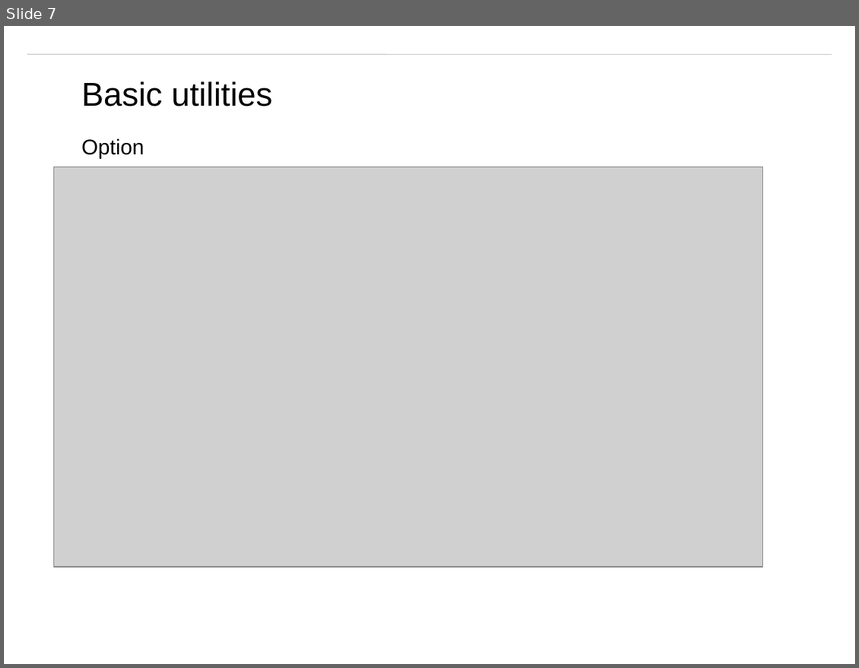
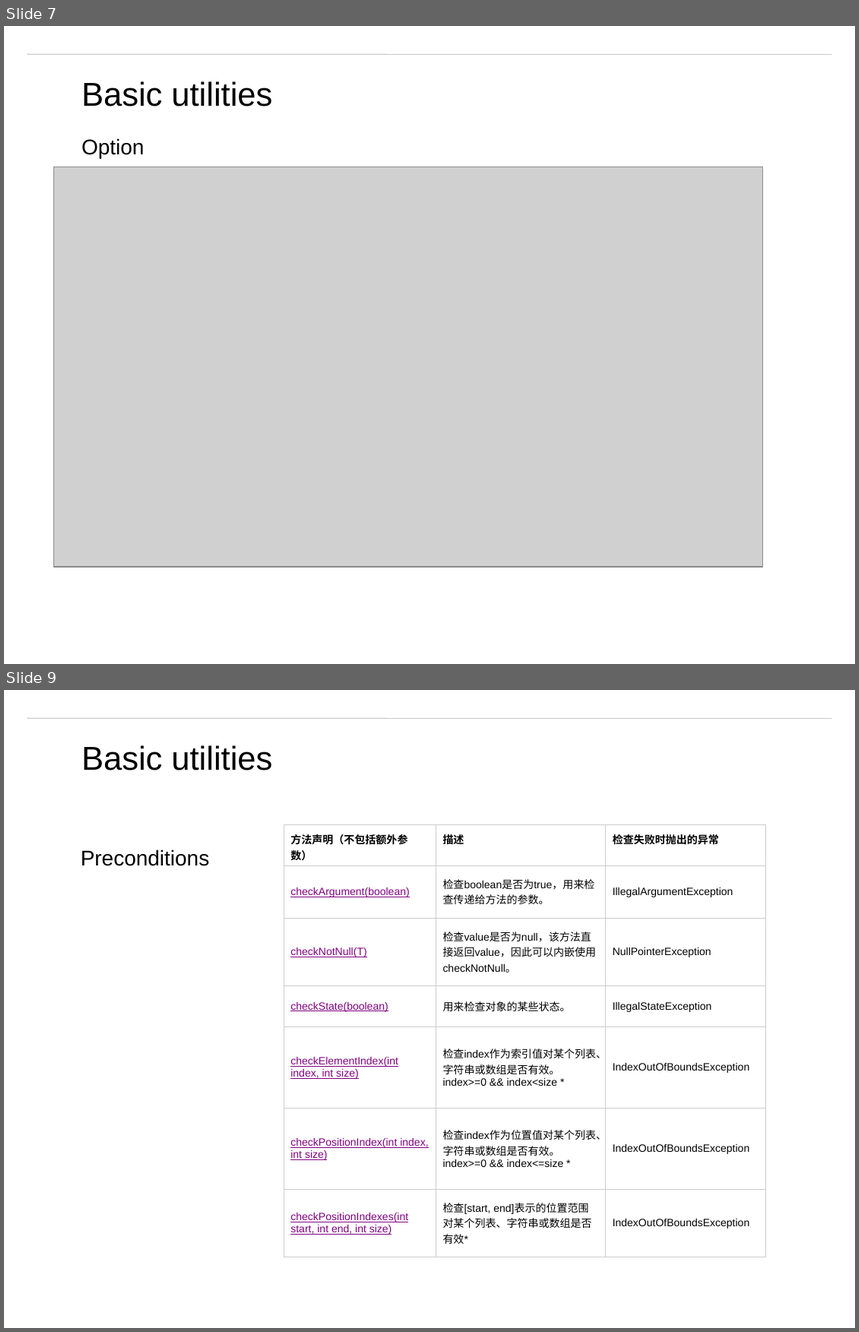
Before and after one commit to matt19870107/Guava, a slide deck: Guava.pptx. Shown one above the other, each under a label of ours: slide 7 before the commit, slides 7 and 9 after it; the slides between them are not shown. The pictures are 859x668 and 859x1332 pixels, drawn with LibreOffice and Linux fonts; fonts in the diff are those of the drawing; grey boxes stand for pictures; background and template pictures are left out. Boxes give left, top, right and bottom in pixels: in the first picture for what was removed or moved away, otherwise in the second. Text is boxed around its words. In the diff, an @@ line names an element or a change of style, - is before the commit and + after.

```diff
--- a/Guava.pptx
+++ b/Guava.pptx
@@ slide 9 added at bbox=[4, 690, 855, 1328], background #FFFFFF; not listed: 1 template element that a slide beside it also shows @@
@@ text added at bbox=[82, 745, 272, 771], 28 pt, text #000000 @@
+Basic utilities
@@ table added at bbox=[284, 825, 767, 1257], 7 rows, 3 columns @@
+方法声明（不包括额外参数） | 描述 | 检查失败时抛出的异常
+checkArgument(boolean) | 检查boolean是否为true，用来检查传递给方法的参数。 | IllegalArgumentException
+checkNotNull(T) | 检查value是否为null，该方法直接返回value，因此可以内嵌使用checkNotNull。 | NullPointerException
+checkState(boolean) | 用来检查对象的某些状态。 | IllegalStateException
+checkElementIndex(int index, int size) | 检查index作为索引值对某个列表、字符串或数组是否有效。index>=0 && index<size * | IndexOutOfBoundsException
+checkPositionIndex(int index, int size) | 检查index作为位置值对某个列表、字符串或数组是否有效。index>=0 && index<=size * | IndexOutOfBoundsException
+checkPositionIndexes(int start, int end, int size) | 检查[start, end]表示的位置范围对某个列表、字符串或数组是否有效* | IndexOutOfBoundsException
@@ text added at bbox=[81, 850, 210, 866], 18 pt, text #000000 @@
+Preconditions
```
Also in this commit, not shown: 2 slides changed, 10 other slides added, 1 slide removed, 5 other files.
